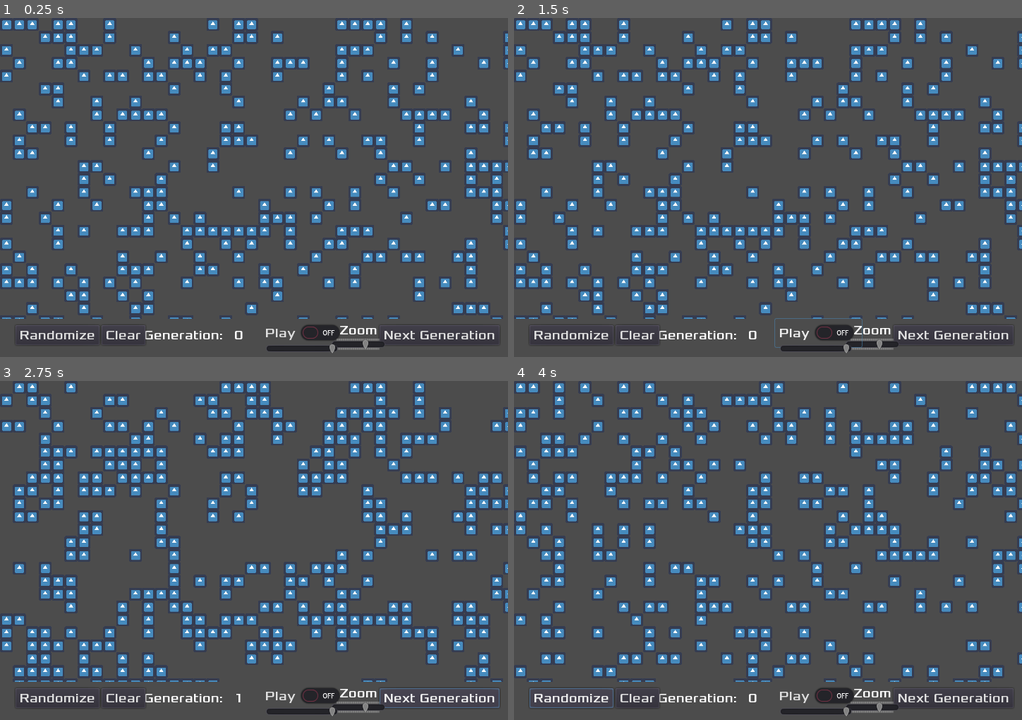
Above: before the commit, frames 1-4 (two rows, left to right).
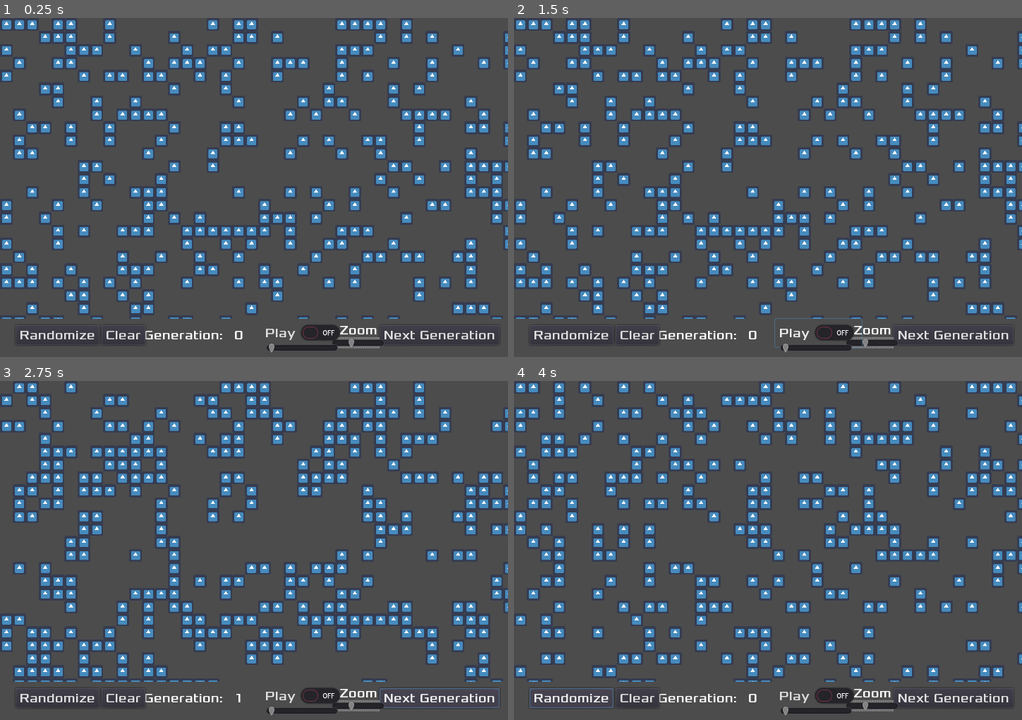
Above: after the commit, the same moments.

Repository: albertomsp/godot-game-of-life
Game: Godot game, scene res://src/Main.tscn
Same seed, same stepped clock (60 frames per second), same inputs: the game is played once before the commit and once after it. The engine's default icon, where the game draws it, is replaced by a stand-in: a white triangle on a blue panel in a dark square.
Inputs:
- Up to frame 1 (0.25 s): no input
- Up to frame 2 (1.5 s): click "Play" at 0.5 s; click "Play" at 1.25 s
- Up to frame 3 (2.75 s): click "Next Generation" at 2 s
- Up to frame 4 (4 s): click "Next Generation" at 2.75 s; click "Randomize" at 3.5 s

The runs differ from the first frame. In frame 1, 0.3% of the frame differs, in the area x 52-76%, y 94-99%; in frame 2, 0.3%; in frame 3, 0.3%; in frame 4, 0.3%.

Commit message:
flipping sliders to make them more intuitive

Diff:
--- a/src/HUD.tscn
+++ b/src/HUD.tscn
@@ -112,10 +112,11 @@
 }
 
 [node name="ZoomSlider" type="HSlider" parent="ZoomLabel"]
-margin_left = -11.0
-margin_top = 23.0
-margin_right = 65.0
-margin_bottom = 39.0
+margin_left = 64.286
+margin_top = 20.6052
+margin_right = 140.286
+margin_bottom = 36.6052
+rect_scale = Vector2( -1, 1 )
 min_value = 0.5
 max_value = 5.0
 step = 0.1
@@ -142,13 +143,15 @@
 }
 
 [node name="SpeedSlider" type="HSlider" parent="CheckButton"]
-margin_left = 7.0
-margin_top = 34.0
-margin_right = 109.0
-margin_bottom = 50.0
+margin_left = 107.282
+margin_top = 32.9523
+margin_right = 209.282
+margin_bottom = 48.9523
+rect_scale = Vector2( -1, 1 )
+rect_pivot_offset = Vector2( 1, 0 )
 min_value = 0.05
 max_value = 1.0
-step = 0.05
+step = 0.1
 value = 1.0
 __meta__ = {
 "_edit_use_anchors_": false
